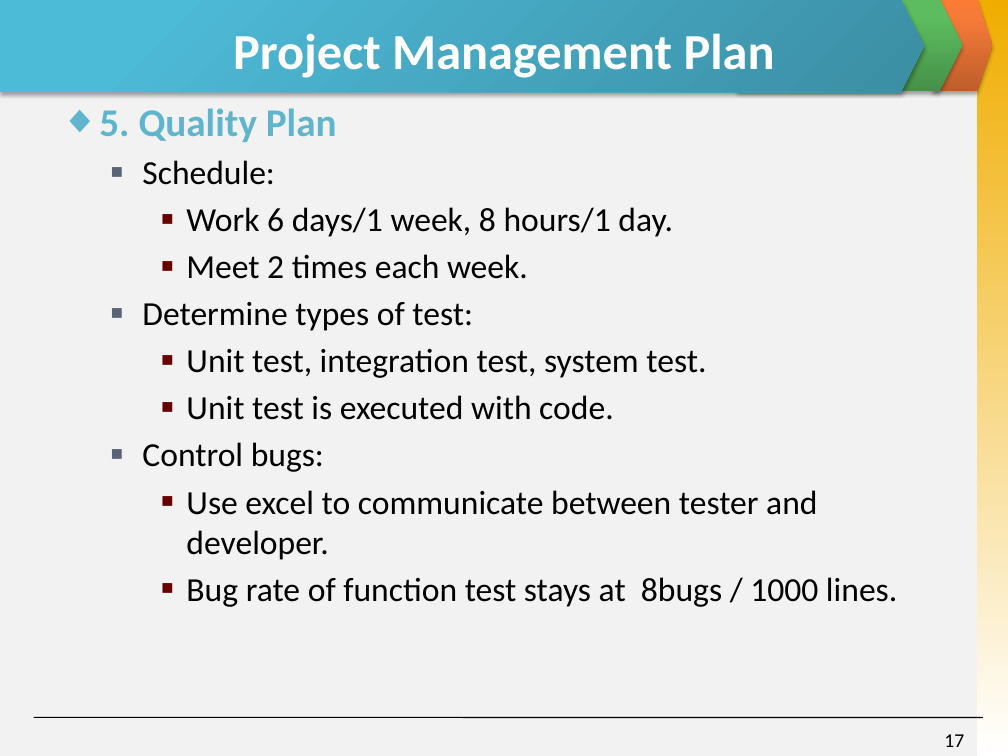
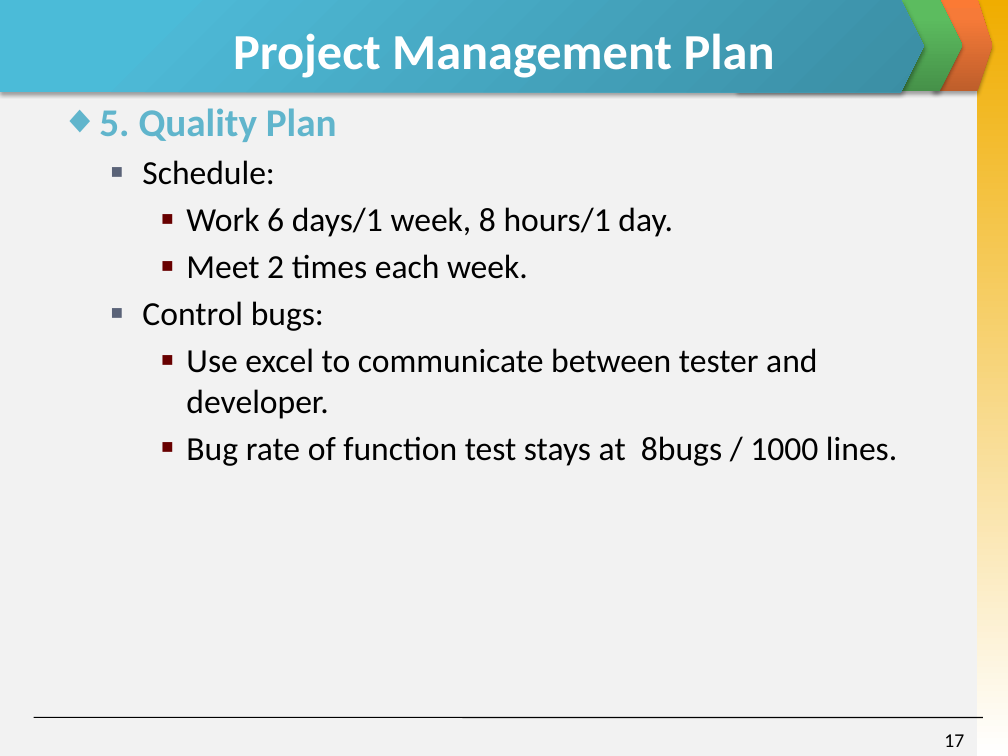
Before and after one commit to skyview059/e-learning-website, a slide deck: slide 17 of Document/Final report/Slide Present E-Learning.pptx. Drawn at 1008x756 pixels with LibreOffice and Linux fonts; fonts in the diff are those of the drawing. Boxes give left, top, right and bottom in pixels: in the first picture for what was removed or moved away, otherwise in the second. Text is boxed around its words. In the diff, an @@ line names an element or a change of style, - is before the commit and + after.

```diff
--- a/Document/Final report/Slide Present E-Learning.pptx
+++ b/Document/Final report/Slide Present E-Learning.pptx
@@ text at (142,302,706,420): paragraphs removed @@
-  ■ Determine types of test:
-    ■ Unit test, integration test, system test.
-    ■ Unit test is executed with code.
```
Also in this commit, not shown: 1 other slide changed.
